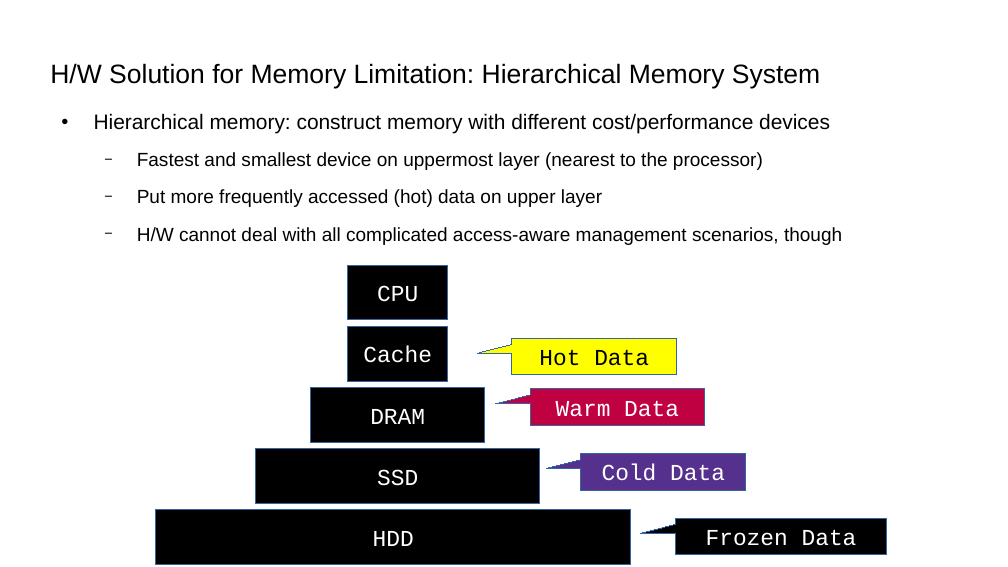
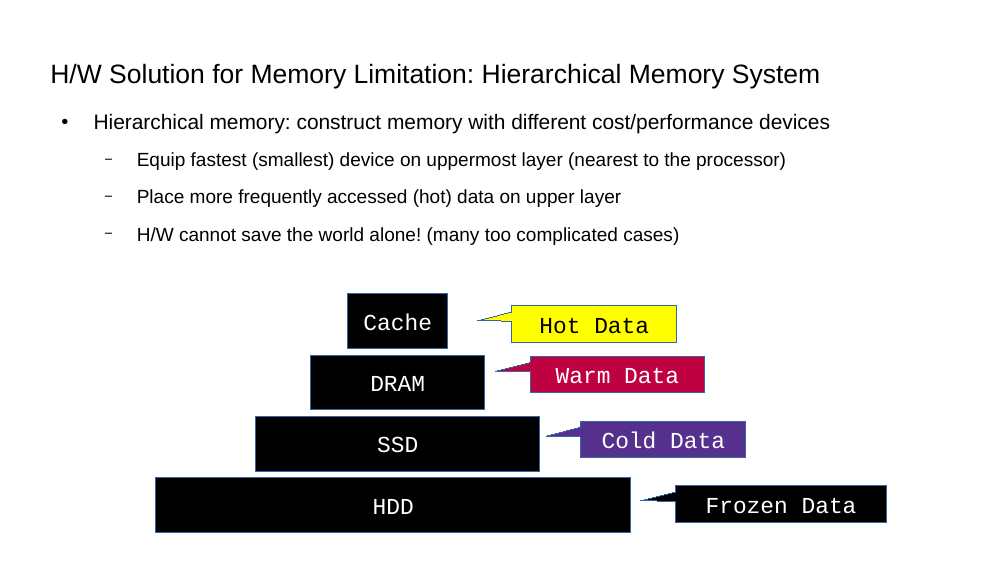
Before and after one commit to damonitor/talks, a slide deck: slide 15 of 2025/kernel_recipes/damon_kernel_recipes2025.odp (slide 12 before the commit). Drawn at 1008x567 pixels with LibreOffice and Linux fonts; fonts in the diff are those of the drawing. Boxes give left, top, right and bottom in pixels: in the first picture for what was removed or moved away, otherwise in the second. Text is boxed around its words. In the diff, an @@ line names an element or a change of style, - is before the commit and + after.

```diff
--- a/2025/kernel_recipes/damon_kernel_recipes2025.odp
+++ b/2025/kernel_recipes/damon_kernel_recipes2025.odp
@@ text at [137, 152, 786, 245]: text changed @@
-  − Fastest and smallest device on uppermost layer (nearest to the processor)
-  − Put more frequently accessed (hot) data on upper layer
-  − H/W cannot deal with all complicated access-aware management scenarios, though
+  − Equip fastest (smallest) device on uppermost layer (nearest to the processor)
+  − Place more frequently accessed (hot) data on upper layer
+  − H/W cannot save the world alone! (many too complicated cases)
@@ rectangle removed at [348, 265, 448, 320] @@
-CPU
@@ 3 speech boxes: place and size @@
-3 speech boxes at [512, 338, 745, 490]
+3 speech boxes at [512, 306, 745, 458]
@@ 4 rectangles, 1 speech box: place and size @@
-4 rectangles, 1 speech box at [155, 327, 887, 565]
+4 rectangles, 1 speech box at [155, 294, 887, 532]
```
Also in this commit, not shown: 28 other slides changed, 5 slides added, 1 slide removed, 1 other file.
